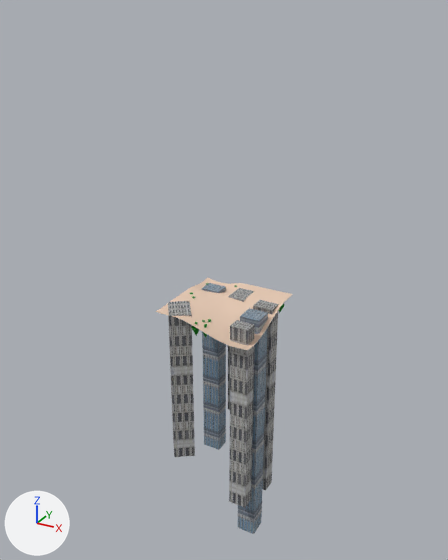
Before and after pictures for a commit that changed the glTF model assets/Nav.glb.
One viewpoint serves both versions: a 50 mm lens placed at (53.1, -97.3, 55.1), pointed at (-1.4, 1.7, 5.6). Arrows for +X, +Y and +Z are at lower left; the lights stay in place. The older version comes first.
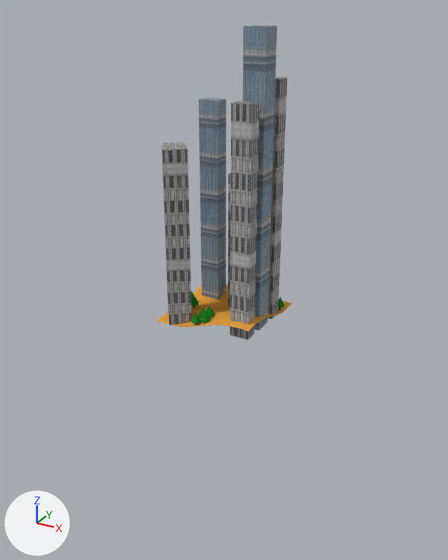
Location of each change, (x1, y1, x2, y2) in pixels of the pictures (448 x 560 px):
'Cube.002', moved, turned, rescaled: before (229, 320, 254, 508); after (230, 101, 259, 340)
'Cube.003', moved, turned, rescaled: before (238, 308, 268, 534); after (243, 25, 277, 330)
'Cube', moved, rescaled (12% wider, 21% taller): before (202, 283, 226, 450); after (199, 97, 226, 300)
'Cube.005', moved, turned, rescaled: before (168, 301, 195, 457); after (161, 142, 192, 325)
'Cube.004', moved, rescaled: before (253, 300, 278, 490); after (268, 77, 287, 319)
'Floor', recoloured, moved, turned, rescaled: before (155, 278, 292, 350); after (156, 284, 292, 331)
'Cube.001', moved, rescaled: before (228, 288, 254, 410); after (228, 173, 231, 306)
'Tree.009', moved, rescaled: before (191, 322, 199, 335); after (191, 313, 201, 325)
'Nav', moved, turned, rescaled (not visible afterwards): before (157, 294, 293, 350)

The change in detail:
Material 'Material.002' (mat_material_002) changes colour from beige #e7cbb5 to orange #e7a033; in linear values from (0.8, 0.594, 0.461) to (0.8, 0.353, 0.0327).
Object 'Nav' (ob_nav) moves from (0.0, 0.0, 1.6) to (0.0, 0.0, -0.4).
Object 'Nav' (ob_nav) turns from (0, 0, 0) to (0, 0, 180) degrees about x, y and z.
Object 'Nav' (ob_nav) is rescaled from (1.0, 1.0, 1.0) to (-1.0, -1.0, -1.0).
In object 'Cube' (ob_cube), parent is no longer ob_scene.
Object 'Cube' (ob_cube) moves from (-5.705, 5.126, 0.0) to (-5.705, 5.126, -0.4).
Object 'Cube' (ob_cube) is rescaled from (2.01, 1.59, 20.0) to (-2.01, -1.59, -20.0).
In object 'Cube.001' (ob_cube_001), parent is no longer ob_scene.
Object 'Cube.001' (ob_cube_001) moves from (0.788, 5.079, 0.0) to (0.788, 5.079, -0.4).
Object 'Cube.001' (ob_cube_001) is rescaled from (1.75, 2.46, 13.6) to (-1.75, -2.46, -13.6).
In object 'Cube.002' (ob_cube_002), parent is no longer ob_scene.
Object 'Cube.002' (ob_cube_002) moves from (7.171, -6.88, 0.0) to (7.171, -6.88, -0.4).
Object 'Cube.002' (ob_cube_002) turns from (0, 0, 0) to (0, 0, 180) degrees about x, y and z.
Object 'Cube.002' (ob_cube_002) is rescaled from (1.85, 1.28, 20.9) to (-1.85, -1.28, -20.9).
In object 'Cube.003' (ob_cube_003), parent is no longer ob_scene.
Object 'Cube.003' (ob_cube_003) moves from (7.171, -1.983, 0.0) to (7.171, -1.983, -0.4).
Object 'Cube.003' (ob_cube_003) turns from (0, 0, 0) to (0, 0, 180) degrees about x, y and z.
Object 'Cube.003' (ob_cube_003) is rescaled from (2.0, 1.93, 26.4) to (-2.0, -1.93, -26.4).
In object 'Cube.004' (ob_cube_004), parent is no longer ob_scene.
Object 'Cube.004' (ob_cube_004) moves from (7.329, 2.915, 0.0) to (7.329, 2.915, -0.4).
Object 'Cube.004' (ob_cube_004) is rescaled from (2.03, 1.49, 22.3) to (-2.03, -1.49, -22.3).
In object 'Cube.005' (ob_cube_005), parent is no longer ob_scene.
Object 'Cube.005' (ob_cube_005) moves from (-6.761, -6.503, 0.0) to (-6.761, -6.503, -0.4).
Object 'Cube.005' (ob_cube_005) turns from (0, 0, 36) to (0, 0, -144) degrees about x, y and z.
Object 'Cube.005' (ob_cube_005) is rescaled from (2.15, 3.02, 16.7) to (-2.15, -3.02, -16.7).
In object 'Floor' (ob_floor), parent is no longer ob_scene.
Object 'Floor' (ob_floor) moves from (0.0, 0.0, 0.0) to (0.0, 0.0, -0.4).
Object 'Floor' (ob_floor) turns from (0, 0, 0) to (0, 0, 180) degrees about x, y and z.
Object 'Floor' (ob_floor) is rescaled from (1.0, 1.0, 1.0) to (-1.0, -1.0, -1.0).
Object 'Tree.009' (ob_tree_009) moves from (-1.495, -9.003, -2.59) to (-1.495, -9.003, 2.19).
Object 'Tree.009' (ob_tree_009) is rescaled from (0.958, 0.958, 0.958) to (-0.958, -0.958, -0.958).
